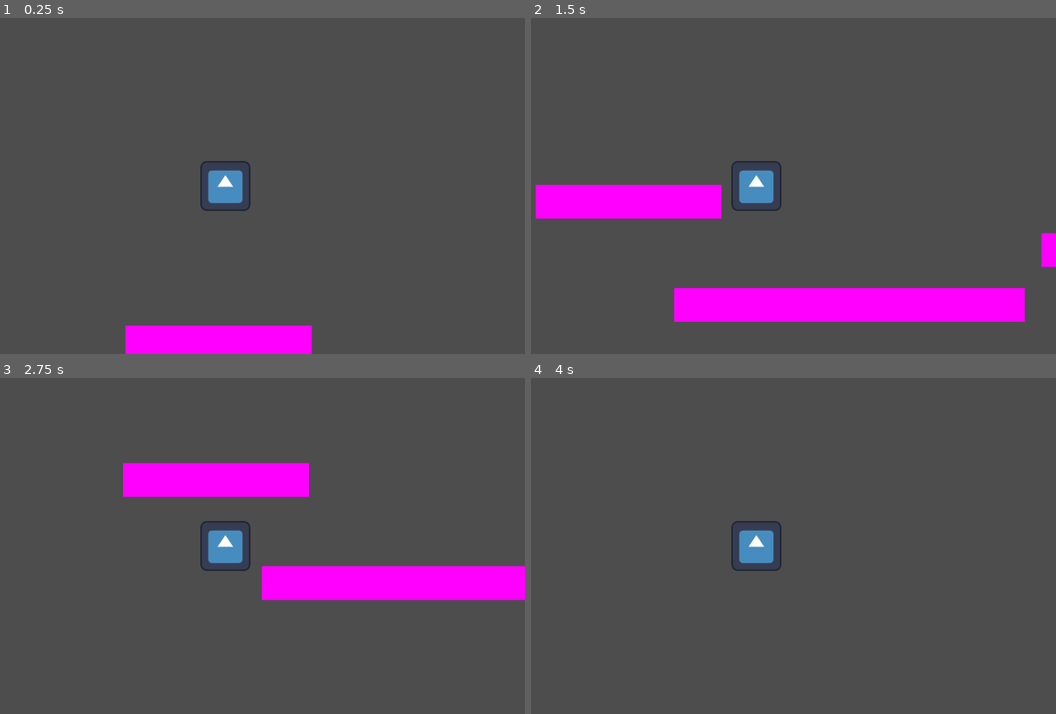
Above: before the commit, frames 1-4 (two rows, left to right).
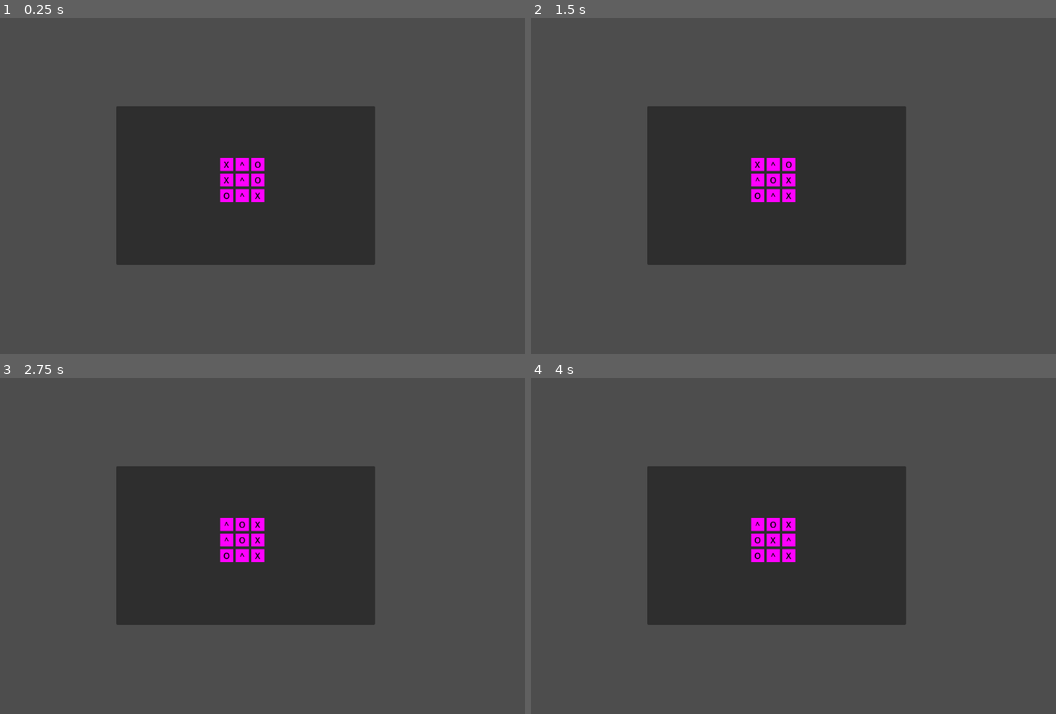
Above: after the commit, the same moments.

Repository: gensuta/GWJ63
Game: Godot game, scene res://puzzles/row align/row_align.tscn
Two runs of this game, one before a commit and one after it. Both use one fixed random seed, a clock stepped at 60 frames per second and the inputs below. Before the commit the project starts from res://infinite runner/infinite_runner.tscn. The engine's default icon, where the game draws it, is replaced by a stand-in: a white triangle on a blue panel in a dark square.
Inputs (mouse positions are in pixels of both pictures, inside the frame that each line leads up to):
- Up to frame 1 (0.25 s): no input
- Up to frame 2 (1.5 s): tap Enter at 0.5 s; move the mouse to (888, 169) at 0.52 s; hold Right (move_right) 0.53-1.25 s; hold Up (move_up) 0.53-1.25 s; click (888, 169) at 0.67 s; drag from (636, 202) to (725, 253) at 1.27 s
- Up to frame 3 (2.75 s): move the mouse to (283, 472) at 2.02 s; hold Left (move_left) from 2.03 s (still down); hold Up (move_up) from 2.03 s (still down)
- Up to frame 4 (4 s): release Left (move_left) at 2.75 s; release Up (move_up) at 2.75 s; drag from (725, 613) to (578, 495) at 2.77 s; move the mouse to (935, 596) at 3.52 s; hold Right (move_right) from 3.53 s (still down); hold Up (move_up) from 3.53 s (still down)

The runs differ from the first frame. In frame 1, 26% of the frame differs, in the area x 22-72%, y 26-100%; in frame 2, 32%, in the area x 0-100%, y 26-91%; in frame 3, 26%; in frame 4, 23%.

Commit message:
align puzzle working but with no matching
you can align rows now with arrow keys! the keys that does the row switching/aligning needs to be switched though haha

Diff:
--- a/project.godot
+++ b/project.godot
@@ -11,7 +11,7 @@
 [application]
 
 config/name="GWJ63"
-run/main_scene="res://infinite runner/infinite_runner.tscn"
+run/main_scene="res://puzzles/row align/row_align.tscn"
 config/features=PackedStringArray("4.1", "GL Compatibility")
 config/icon="res://old/icon.svg"
 
--- /dev/null
+++ b/puzzles/row align/alignable_grid.gd
@@ -0,0 +1,118 @@
+extends Node2D
+
+@onready var alignable_object = preload("res://puzzles/row align/alignable_object.tscn")
+@onready var grid_container = $PanelContainer/MarginContainer/GridContainer
+
+@export var grid_size : int;
+
+var SYMBOLS = ["X","O","^"];
+
+
+var grid = [];
+
+# Called when the node enters the scene tree for the first time.
+func _ready():
+	_init_grid();
+
+
+# Called every frame. 'delta' is the elapsed time since the previous frame.
+func _process(delta):
+	pass
+
+#clears, instantiates, and randomizes the grid with a given pattern to be solved
+func _init_grid():
+
+	#first we clear up the grid container!
+	for obj in grid_container.get_children():
+		obj.queue_free();
+
+	#Then we randomize the actual grid
+	_randomize_grid();
+
+	#now we add everything to a physical grid
+	for x in grid_size:
+		for y in grid_size:
+			var new_obj = alignable_object.instantiate();
+			var obj_label = new_obj.find_child("Label");
+			obj_label.text = grid[x][y];
+			grid_container.add_child(new_obj)
+
+func _randomize_grid():
+	grid.clear()
+
+	#for row!
+	for x in grid_size:
+		var col = [];
+		col.resize(grid_size);
+		SYMBOLS.shuffle();
+		for y in grid_size:
+			var current_val = SYMBOLS[y];
+			col[y] = current_val;
+
+		grid.append(col);
+
+	print("////Begin/////");
+	print(grid);
+	print('//////////////')
+
+
+func _update_grid():
+	var size = grid.size();
+	var objs = grid_container.get_children();
+	var i = 0;
+
+	for x in size:
+		for y in size:
+			var obj_label = objs[i].find_child("Label");
+			obj_label.text = grid[x][y];
+			i+=1;
+
+
+
+# function should check for every object in our grid dictionary
+#if all the items in each object equal the same
+#(if the amount of times check for row alignment returned true is the same as the amt of objs)
+# the puzzle is complete!
+func _check_for_solution():
+	pass
+
+func _check_for_row_alignment(row):
+	pass
+
+
+
+func _on_grid_container_move_up(row_num):
+	var size = sqrt(grid.size());
+	var x = row_num; #SHOULD BE COL_NUM
+
+	for y in size:
+		var temp = grid[x][y];
+		var y_change = 1;
+
+		if(y == size - 1):
+			y_change = -y; #3-3=0
+
+		grid[x][y] = grid[x][y+ y_change];
+		grid[x][y+ y_change] = temp;
+
+	_update_grid();
+
+
+
+func _on_grid_container_move_down(row_num):
+	var size = grid.size() - 1;
+	var x = row_num; #SHOULD BE COL_NUM
+
+
+	#The below is moving the row instead of the column!
+	for y in range(size,0,-1):
+		var temp = grid[x][y];
+		var y_change = -1;
+
+		if(y == 0):
+			y_change = 0;
+
+		grid[x][y] = grid[x][y+ y_change];
+		grid[x][y+ y_change] = temp;
+
+	_update_grid();
--- /dev/null
+++ b/puzzles/row align/alignable_object.gd
@@ -0,0 +1,11 @@
+extends TextureRect
+
+
+# Called when the node enters the scene tree for the first time.
+func _ready():
+	pass # Replace with function body.
+
+
+# Called every frame. 'delta' is the elapsed time since the previous frame.
+func _process(delta):
+	pass
--- /dev/null
+++ b/puzzles/row align/alignable_object.tscn
@@ -0,0 +1,19 @@
+[gd_scene load_steps=3 format=3 uid="uid://0vr24saxs7mc"]
+
+[ext_resource type="Script" path="res://puzzles/row align/alignable_object.gd" id="1_ih0u2"]
+
+[sub_resource type="PlaceholderTexture2D" id="PlaceholderTexture2D_jgiik"]
+
+[node name="alignable_object" type="TextureRect"]
+custom_minimum_size = Vector2(25, 25)
+texture = SubResource("PlaceholderTexture2D_jgiik")
+script = ExtResource("1_ih0u2")
+
+[node name="Label" type="Label" parent="."]
+layout_mode = 0
+offset_right = 25.0
+offset_bottom = 26.0
+theme_override_colors/font_color = Color(0, 0, 0, 1)
+text = "X"
+horizontal_alignment = 1
+vertical_alignment = 1
--- /dev/null
+++ b/puzzles/row align/row_align.tscn
@@ -0,0 +1,41 @@
+[gd_scene load_steps=3 format=3 uid="uid://bgd0b48j5c08h"]
+
+[ext_resource type="Script" path="res://puzzles/row align/alignable_grid.gd" id="1_kp6ks"]
+[ext_resource type="Script" path="res://puzzles/row align/row_align_player.gd" id="2_0gt6c"]
+
+[node name="row_align" type="Node2D"]
+position = Vector2(615, 323)
+script = ExtResource("1_kp6ks")
+grid_size = 3
+
+[node name="PanelContainer" type="PanelContainer" parent="."]
+anchors_preset = 8
+anchor_left = 0.5
+anchor_top = 0.5
+anchor_right = 0.5
+anchor_bottom = 0.5
+offset_left = -249.0
+offset_top = -153.0
+offset_right = 249.0
+offset_bottom = 153.0
+grow_horizontal = 2
+grow_vertical = 2
+
+[node name="MarginContainer" type="MarginContainer" parent="PanelContainer"]
+layout_mode = 2
+theme_override_constants/margin_left = 200
+theme_override_constants/margin_top = 100
+theme_override_constants/margin_right = 200
+theme_override_constants/margin_bottom = 100
+
+[node name="GridContainer" type="GridContainer" parent="PanelContainer/MarginContainer"]
+layout_mode = 2
+theme_override_constants/h_separation = 5
+theme_override_constants/v_separation = 5
+columns = 3
+script = ExtResource("2_0gt6c")
+
+[connection signal="move_down" from="PanelContainer/MarginContainer/GridContainer" to="." method="_on_grid_container_move_down"]
+[connection signal="move_left" from="PanelContainer/MarginContainer/GridContainer" to="." method="_on_grid_container_move_left"]
+[connection signal="move_right" from="PanelContainer/MarginContainer/GridContainer" to="." method="_on_grid_container_move_right"]
+[connection signal="move_up" from="PanelContainer/MarginContainer/GridContainer" to="." method="_on_grid_container_move_up"]
--- /dev/null
+++ b/puzzles/row align/row_align_player.gd
@@ -0,0 +1,47 @@
+extends GridContainer
+
+signal move_up(row_num)
+signal move_down(row_num)
+
+signal move_left(row_num)
+signal move_right(row_num)
+
+var current_row = 0;
+
+
+
+# Called when the node enters the scene tree for the first time.
+func _ready():
+	pass # Replace with function body.
+
+
+# Called every frame. 'delta' is the elapsed time since the previous frame.
+func _process(delta):
+	pass
+
+func _input(event):
+	if event.is_action_pressed("move_up"):
+		_move_row(true);
+	if event.is_action_pressed("move_down"):
+		_move_row(false);
+	if event.is_action_pressed("move_right"):
+		_switch_row(true);
+	if event.is_action_pressed("move_left"):
+		_switch_row(false);
+
+
+func _move_row(is_moving_up):
+	if is_moving_up:
+		emit_signal("move_up",current_row);
+	else:
+		emit_signal("move_down",current_row);
+
+func _switch_row(is_moving_right):
+	if is_moving_right:
+		current_row+= 1;
+	else:
+		current_row -= 1;
+
+	if current_row < 0:
+		current_row = 0;
+	#TODO: Make sure curr row doesn't go outside the grid size!!
